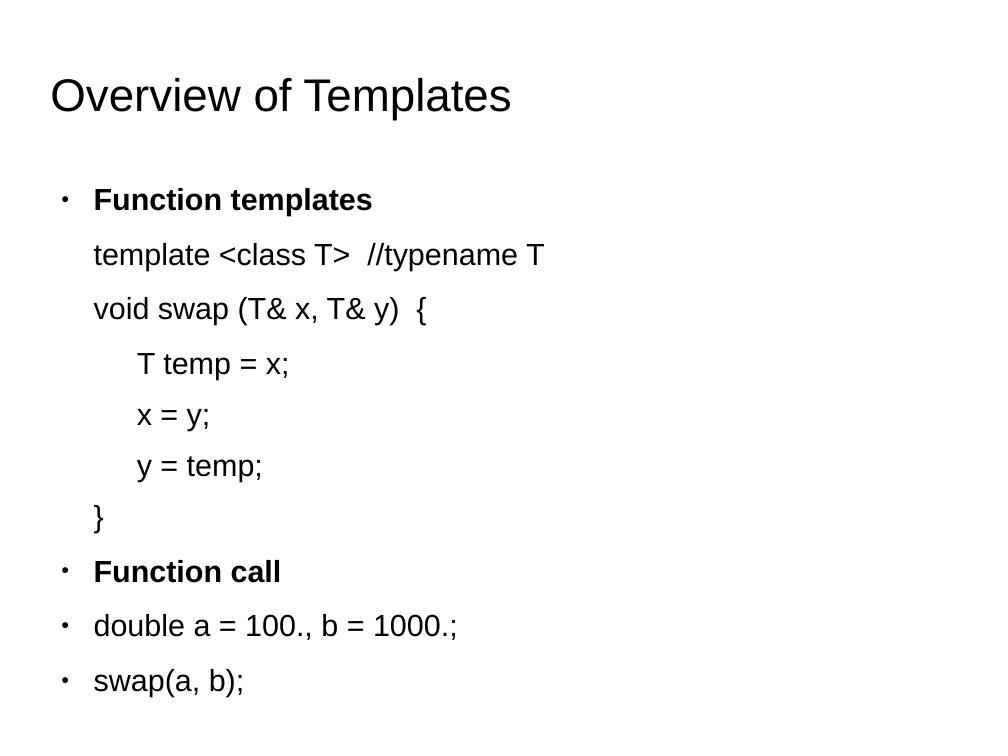
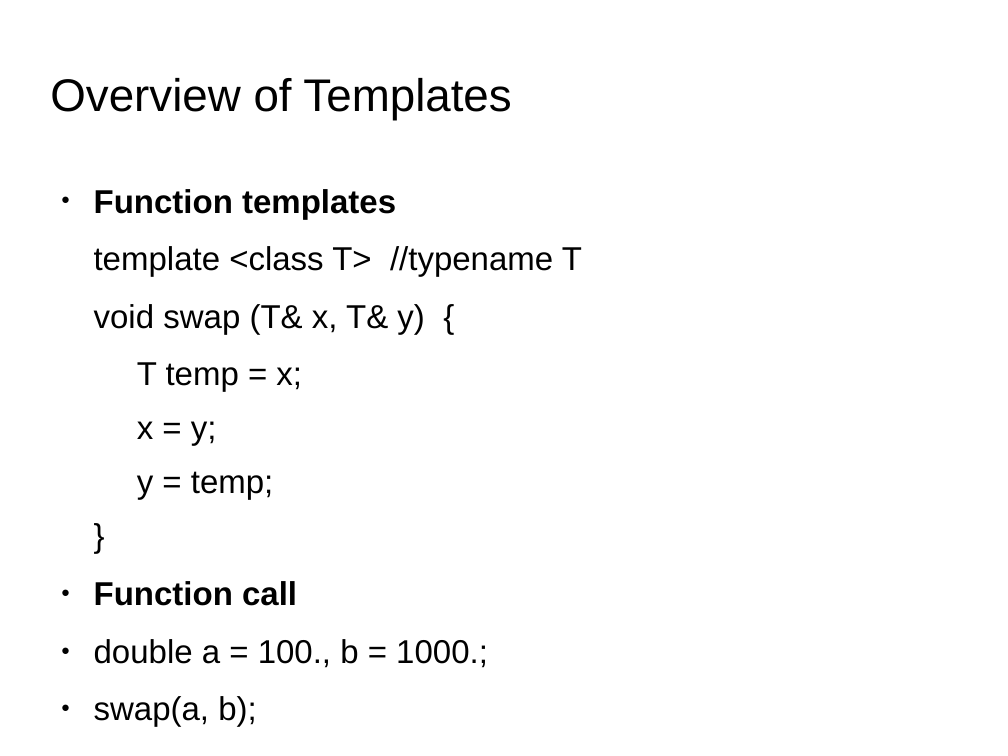
Before and after one commit to kks32/cpp-software-development, a slide deck: slide 6 of Ex_17_RTTI_Metaprogramming_Traits/Ex_17_RTTI_Metaprogramming_Traits.odp. Drawn at 1008x756 pixels with LibreOffice and Linux fonts; fonts in the diff are those of the drawing; background and template pictures are left out. Boxes give left, top, right and bottom in pixels: in the first picture for what was removed or moved away, otherwise in the second. Text is boxed around its words. In the diff, an @@ line names an element or a change of style, - is before the commit and + after.

Commit message:
Constrained class

```diff
--- a/Ex_17_RTTI_Metaprogramming_Traits/Ex_17_RTTI_Metaprogramming_Traits.odp
+++ b/Ex_17_RTTI_Metaprogramming_Traits/Ex_17_RTTI_Metaprogramming_Traits.odp
@@ text "Function templates" at [94,189,582,668]: size 24.1 to 26 pt @@
```
Also in this commit, not shown: 2 other slides changed, 8 slides added, 1 other file.
